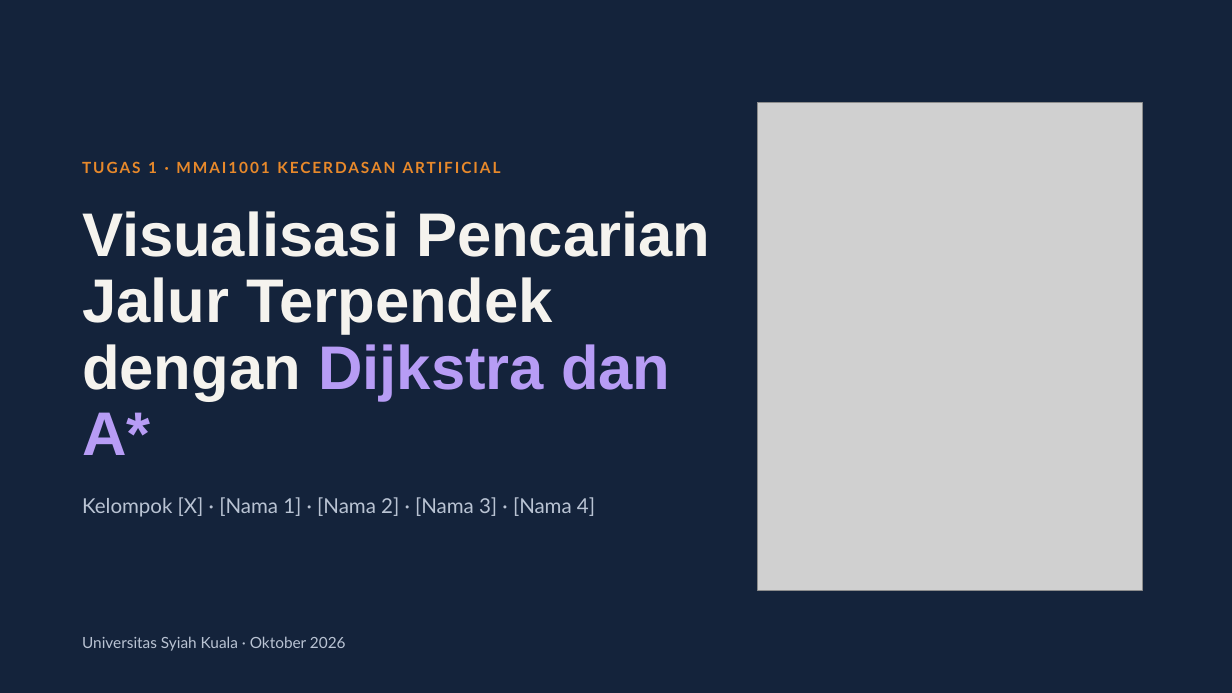
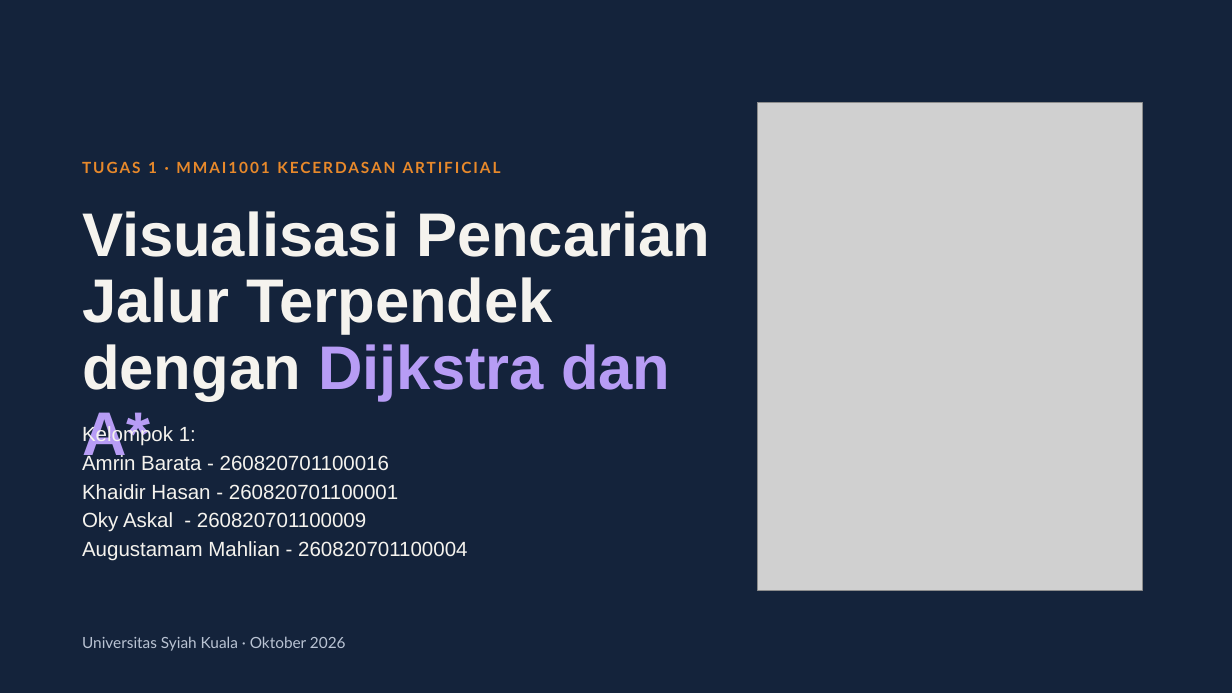
Before and after one commit to khaidir/Algoritma-Shortest-Path, a slide deck: slide 1 of Docs/Slide Presentasi Tugas 1 – Shortest Path Dijkstra vs A.pptx. Drawn at 1232x693 pixels with LibreOffice and Linux fonts; fonts in the diff are those of the drawing; grey boxes stand for pictures. Boxes give left, top, right and bottom in pixels: in the first picture for what was removed or moved away, otherwise in the second. Text is boxed around its words. In the diff, an @@ line names an element or a change of style, - is before the commit and + after.

```diff
--- a/Docs/Slide Presentasi Tugas 1 – Shortest Path Dijkstra vs A.pptx
+++ b/Docs/Slide Presentasi Tugas 1 – Shortest Path Dijkstra vs A.pptx
@@ text at box(82, 425, 467, 561): text changed; font Lato to Arial; text colour #B9C3D3 to #F5F3EE @@
-Kelompok [X] · [Nama 1] · [Nama 2] · [Nama 3] · [Nama 4]
+Kelompok 1:
+Amrin Barata - 260820701100016
+Khaidir Hasan - 260820701100001
+Oky Askal - 260820701100009
+Augustamam Mahlian - 260820701100004
```
Also in this commit, not shown: 18 other slides changed.
